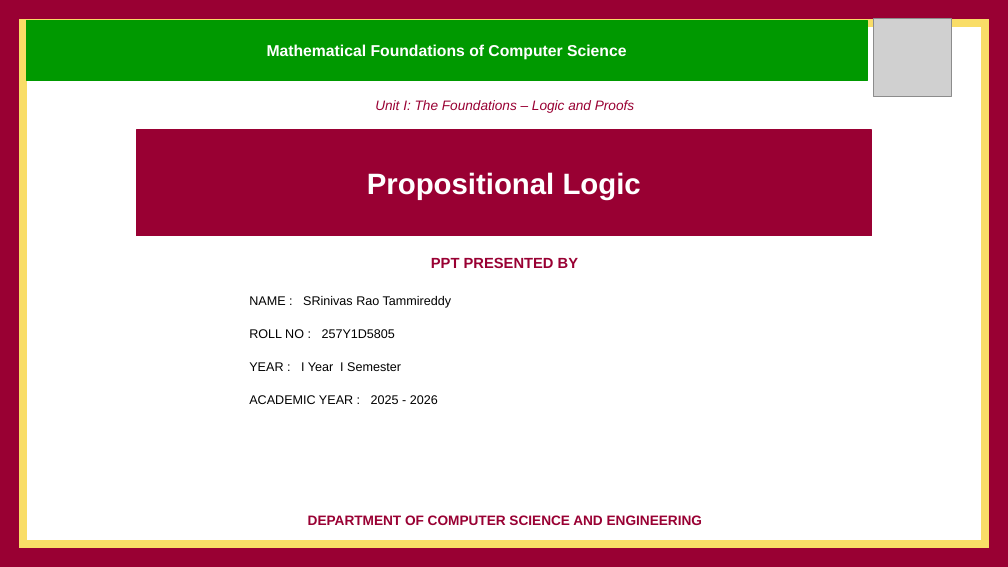
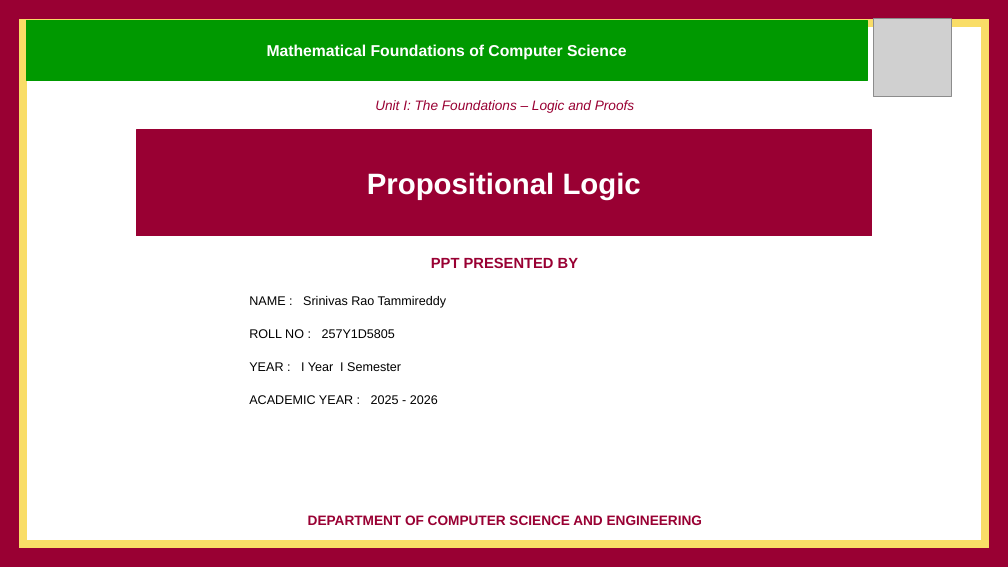
Before and after one commit to srinu2003/Concept_Videos, a slide deck: slide 1 of outputs/PPT1_Unit1_Propositional_Logic.pptx. Drawn at 1008x567 pixels with LibreOffice and Linux fonts; fonts in the diff are those of the drawing; grey boxes stand for pictures. Boxes give left, top, right and bottom in pixels: in the first picture for what was removed or moved away, otherwise in the second. Text is boxed around its words. In the diff, an @@ line names an element or a change of style, - is before the commit and + after.

```diff
--- a/outputs/PPT1_Unit1_Propositional_Logic.pptx
+++ b/outputs/PPT1_Unit1_Propositional_Logic.pptx
@@ text at box(249, 296, 447, 308): text changed @@
-NAME : SRinivas Rao Tammireddy
+NAME : Srinivas Rao Tammireddy
```
Also in this commit, not shown: 47 other files.
